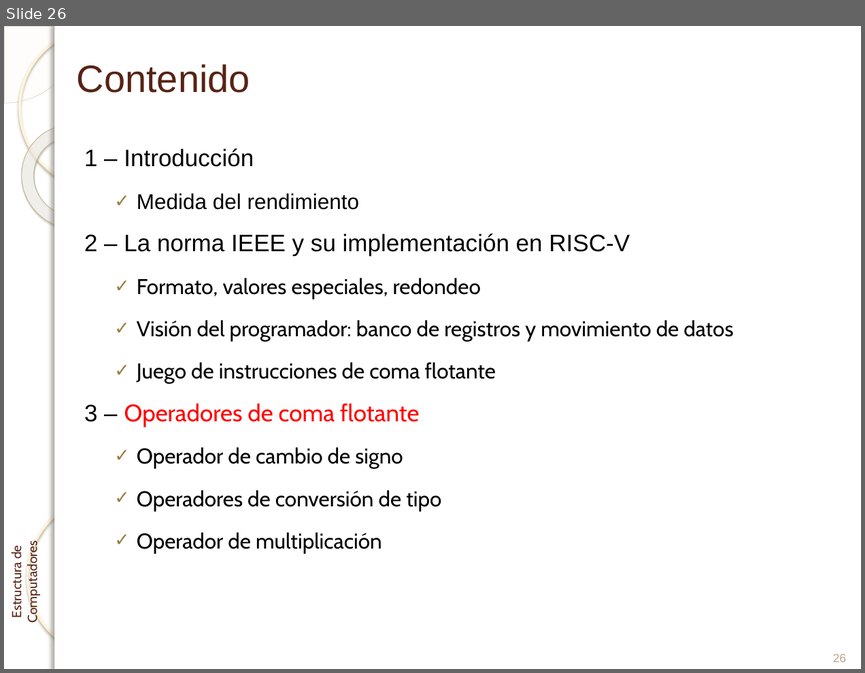
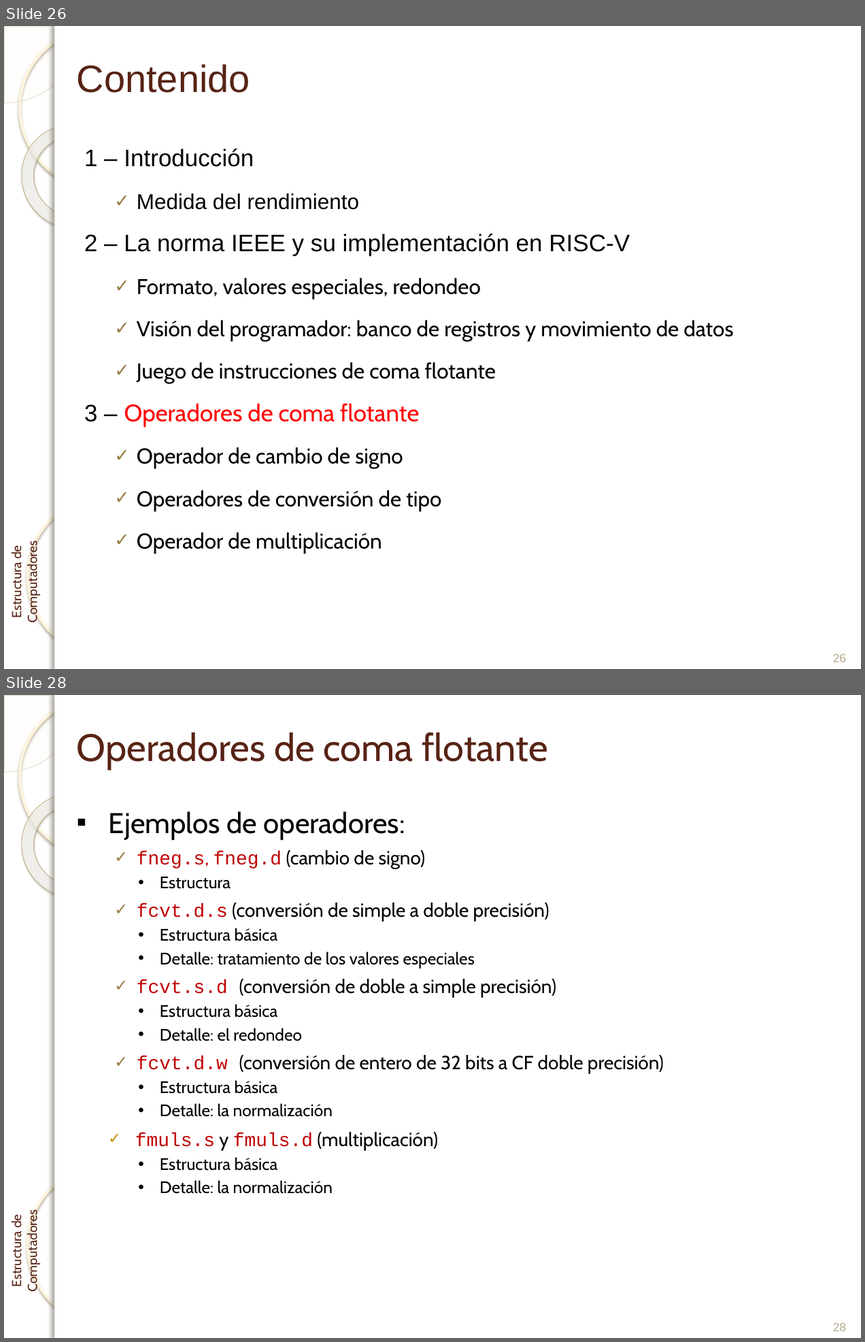
Before and after one commit to enriquesquintana/ETC, a slide deck: ETC_RISCV/Teoría/Tema 4. Aritmética de coma flotante_RISCV.pptx. Shown one above the other, each under a label of ours: slide 26 before the commit, slides 26 and 28 after it; the slides between them are not shown. The pictures are 865x673 and 865x1342 pixels, drawn with LibreOffice and Linux fonts; fonts in the diff are those of the drawing; background and template pictures are left out. Boxes give left, top, right and bottom in pixels: in the first picture for what was removed or moved away, otherwise in the second. Text is boxed around its words. In the diff, an @@ line names an element or a change of style, - is before the commit and + after.

```diff
--- a/ETC_RISCV/Teoría/Tema 4. Aritmética de coma flotante_RISCV.pptx
+++ b/ETC_RISCV/Teoría/Tema 4. Aritmética de coma flotante_RISCV.pptx
@@ slide 28 added at bbox=[4, 695, 861, 1338], background picture (left out); not listed: 7 template elements that a slide beside it also shows @@
@@ title added at bbox=[77, 732, 548, 770], 32 pt, text #572314 @@
+Operadores de coma flotante
@@ text added at bbox=[109, 811, 664, 1193], 16 pt, text #000000 @@
+▪ Ejemplos de operadores:
+  ✓ fneg.s, fneg.d (cambio de signo)
+    • Estructura
+  ✓ fcvt.d.s (conversión de simple a doble precisión)
+    • Estructura básica
+    • Detalle: tratamiento de los valores especiales
+  ✓ fcvt.s.d (conversión de doble a simple precisión)
+    • Estructura básica
+    • Detalle: el redondeo
+  ✓ fcvt.d.w (conversión de entero de 32 bits a CF doble precisión)
+    • Estructura básica
+    • Detalle: la normalización
+✓ fmuls.s y fmuls.d (multiplicación)
+    • Estructura básica
+    • Detalle: la normalización
@@ page number added at bbox=[833, 1323, 846, 1331], 10 pt, text #B6A98A @@
+28
```
Also in this commit, not shown: 3 slides changed, 14 other slides added, 3 other files.
